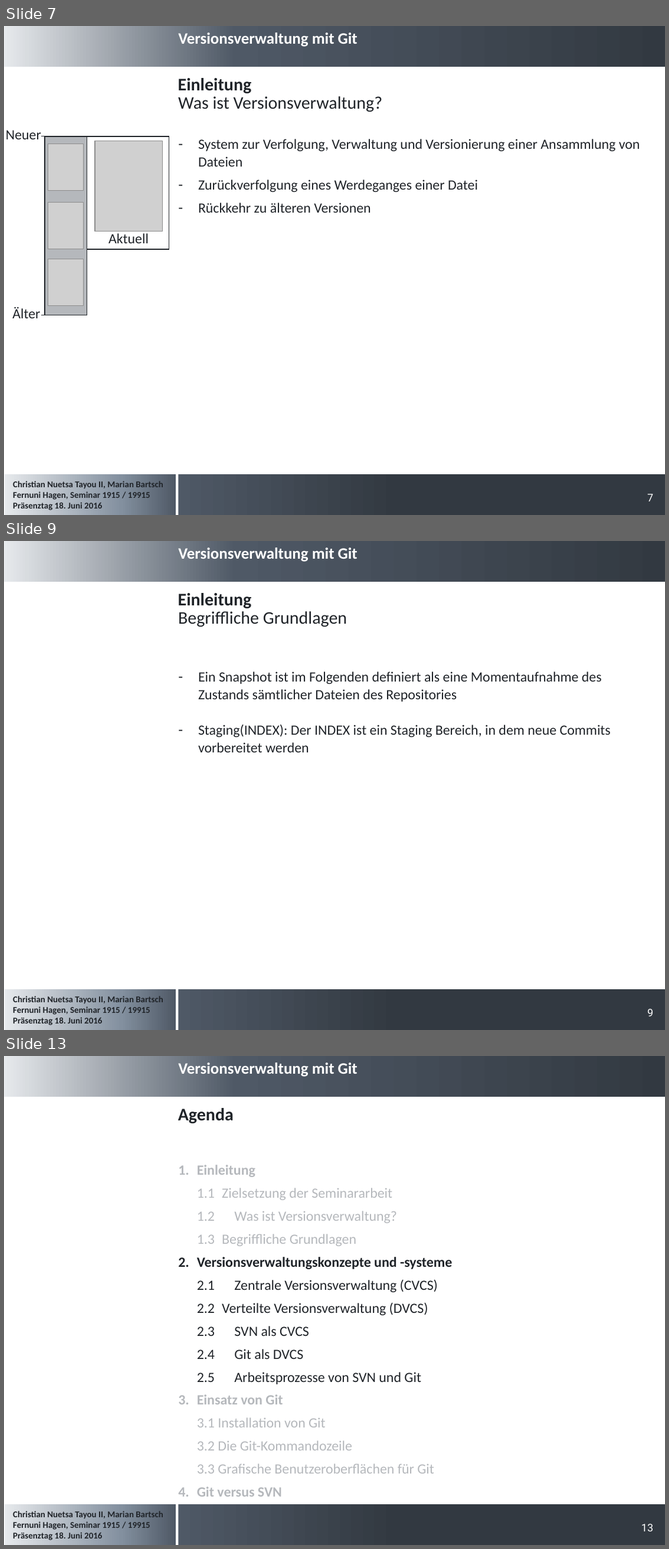
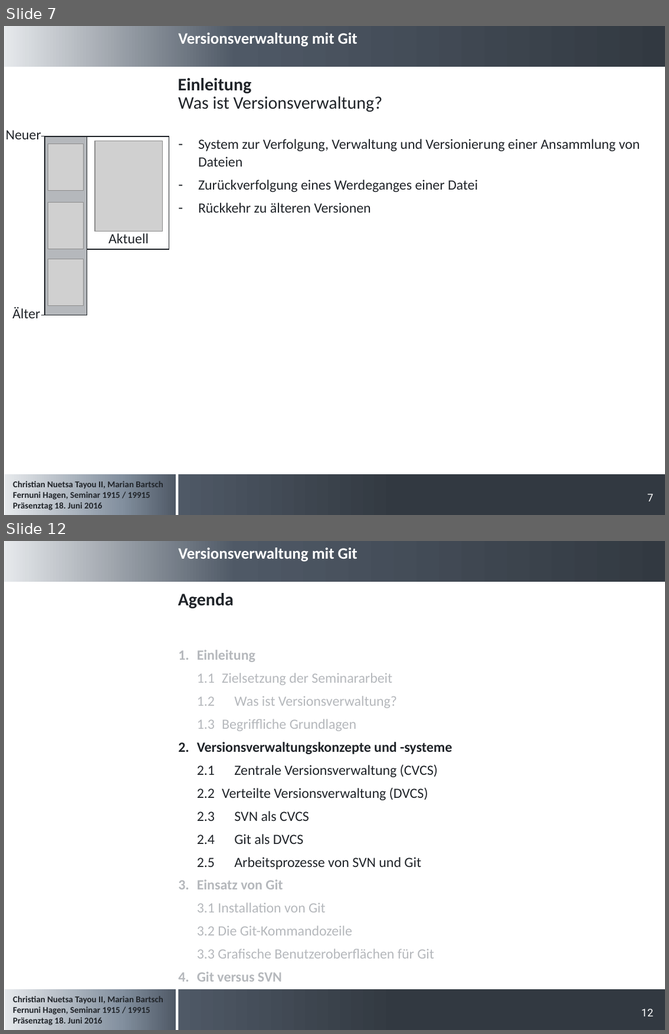
Before and after one commit to cristallin/git-project-seminar, a slide deck: Präsentation_Seminararbeit.pptx. Shown one above the other, each under a label of ours: slides 7, 9 and 13 before the commit, slides 7 and 12 after it; the slides between them are not shown. The pictures are 669x1549 and 669x1034 pixels, drawn with LibreOffice and Linux fonts; fonts in the diff are those of the drawing; grey boxes stand for pictures; background and template pictures are left out. Boxes give left, top, right and bottom in pixels: in the first picture for what was removed or moved away, otherwise in the second. Text is boxed around its words. In the diff, an @@ line names an element or a change of style, - is before the commit and + after.

Commit message:
neue Version Vortrag

```diff
--- a/Präsentation_Seminararbeit.pptx
+++ b/Präsentation_Seminararbeit.pptx
@@ slide 9 removed at [4, 541, 665, 1030], background #FFFFFF; not listed: 5 template elements that a slide beside it also shows @@
@@ title removed at [178, 593, 252, 608] @@
-Einleitung
@@ text removed at [178, 611, 347, 627] @@
-Begriffliche Grundlagen
@@ text removed at [198, 671, 611, 752] @@
-– Ein Snapshot ist im Folgenden definiert als eine Momentaufnahme des Zustands sämtlicher Dateien des Repositories
-– Staging(INDEX): Der INDEX ist ein Staging Bereich, in dem neue Commits vorbereitet werden
@@ page number removed at [647, 1008, 653, 1016] @@
-9
@@ what was slide 13 is now slide 12 @@
@@ page number at [641, 1008, 653, 1016]: text changed @@
-13
+12
```
Also in this commit, not shown: 6 slides changed.
